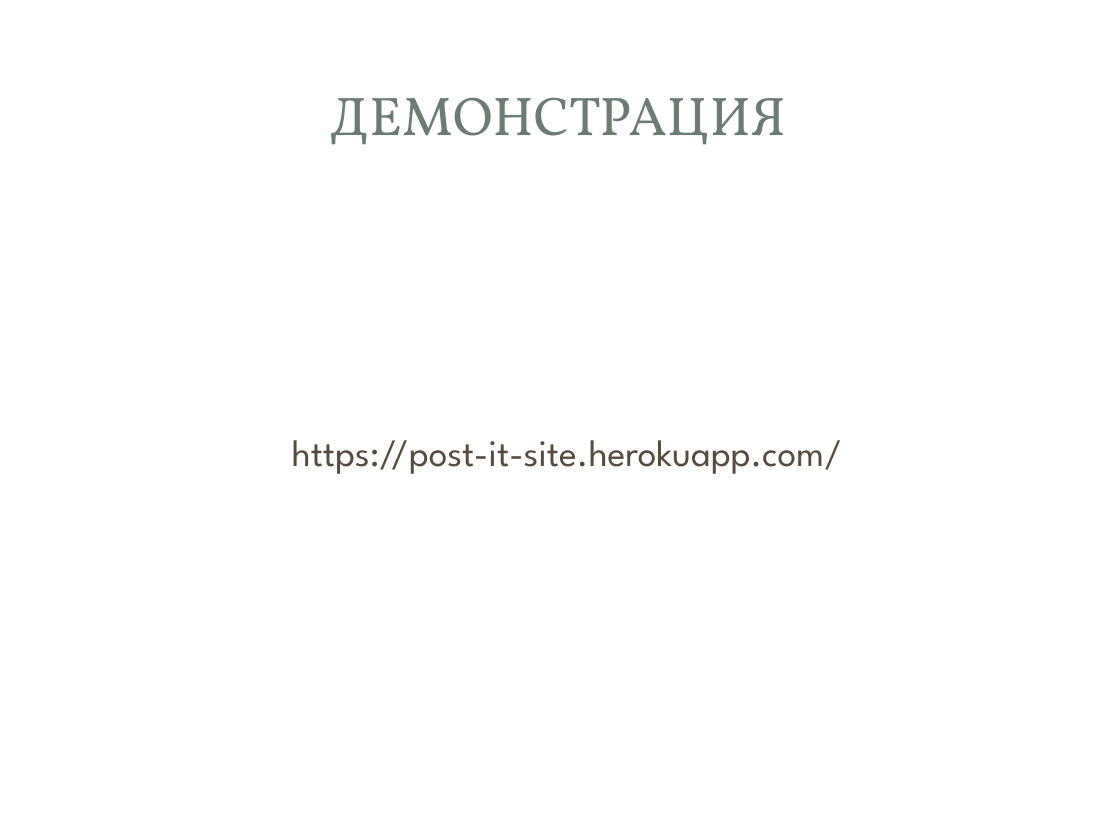
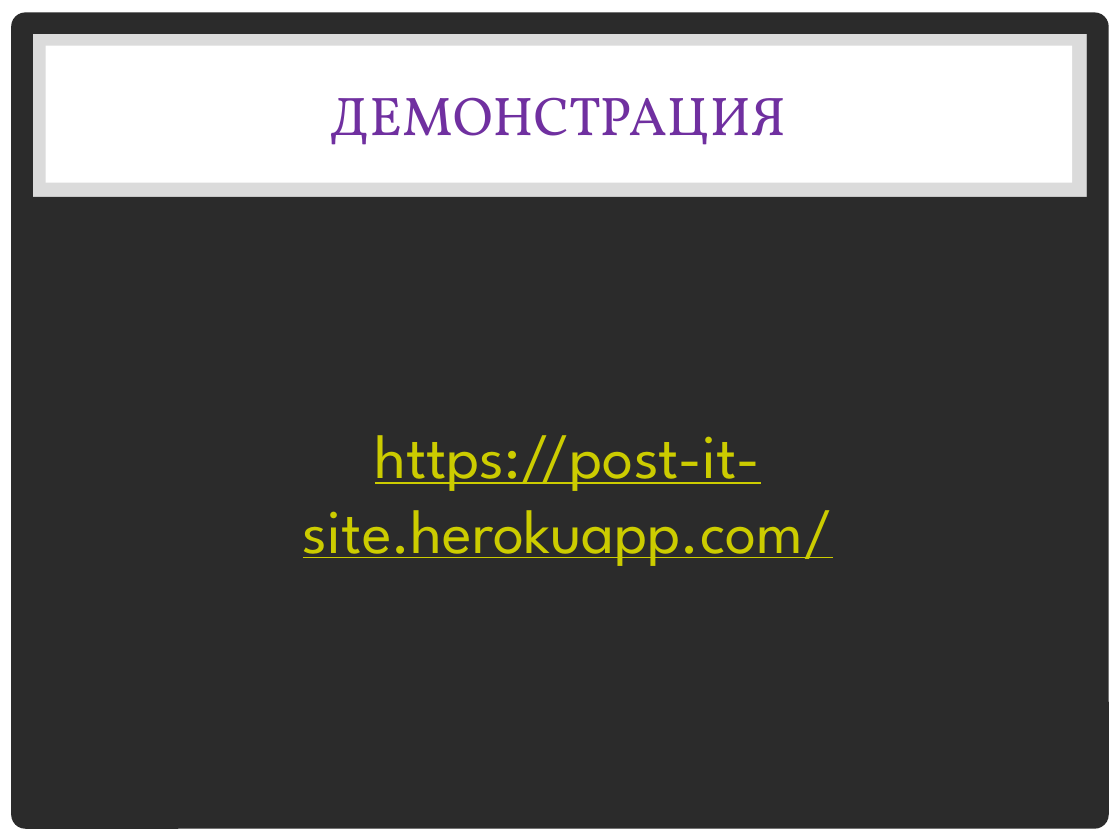
Before and after one commit to IlyaMazaev/yl_web_project_2021, a slide deck: slide 4 of Post It.pptx. Drawn at 1120x840 pixels with LibreOffice and Linux fonts; fonts in the diff are those of the drawing; background and template pictures are left out; a plain dark background stands for a picture behind light text. Boxes give left, top, right and bottom in pixels: in the first picture for what was removed or moved away, otherwise in the second. Text is boxed around its words. In the diff, an @@ line names an element or a change of style, - is before the commit and + after.

```diff
--- a/Post It.pptx
+++ b/Post It.pptx
@@ rectangle added at box(0, 0, 1120, 840), fill #FFFFFF @@
@@ title "ДЕМОНСТРАЦИЯ" at box(330, 97, 786, 145): text colour #6B7D72 to #7030A0 @@
@@ text "https://post-it-site.herokuapp.com/": place and size @@
-text "https://post-it-site.herokuapp.com/" at box(292, 440, 842, 474)
+text "https://post-it-site.herokuapp.com/" at box(303, 435, 833, 566)
@@ text "https://post-it-site.herokuapp.com/" at box(303, 435, 833, 566): size 24 to 40 pt, text colour #564B3C to #CCCC00, underline on; list level 1 to 3 in "https://post-it-site.herokuapp.com/" @@
```
Also in this commit, not shown: 5 other slides changed, 3 other files.
